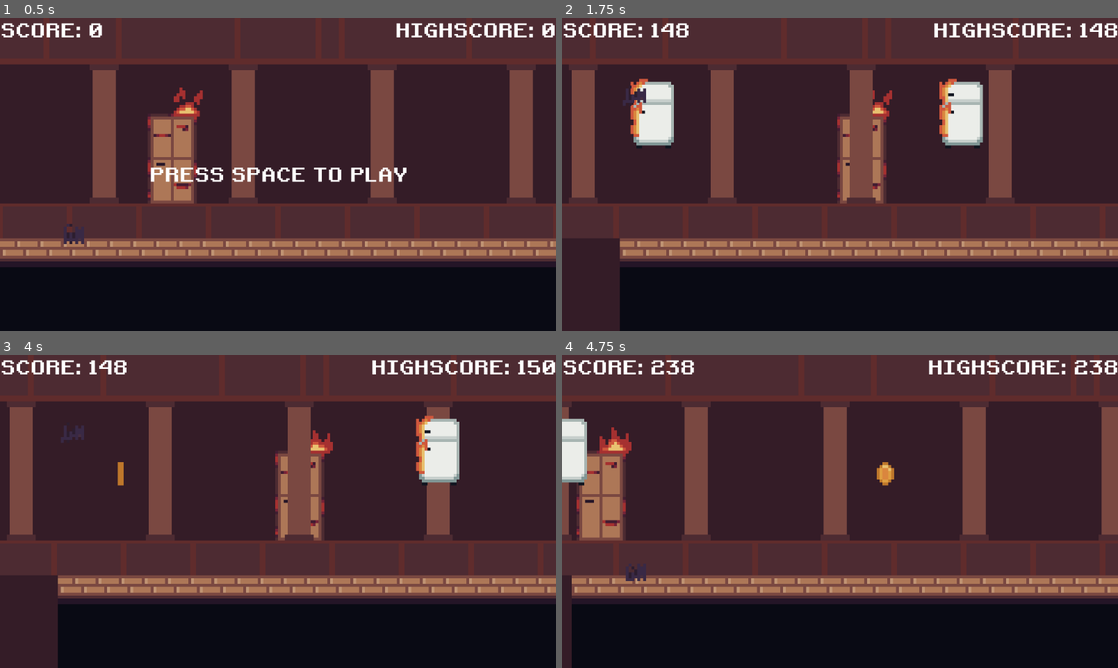
Above: before the commit, frames 1-4 (two rows, left to right).
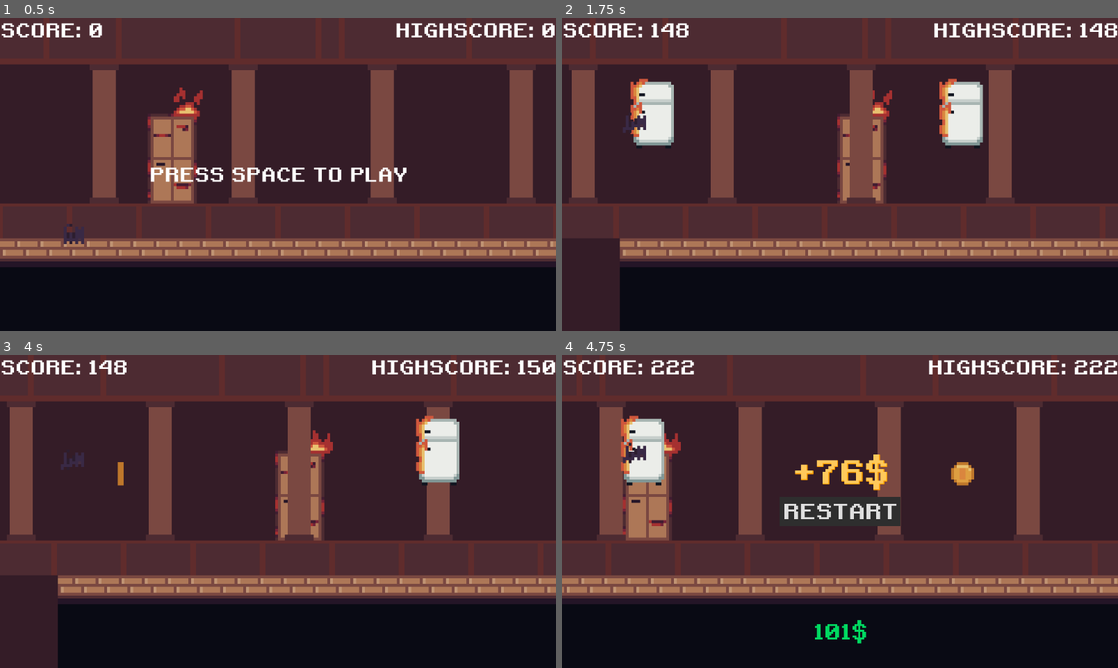
Above: after the commit, the same moments.

Repository: kurushimee/run-for-it
Game: Godot game, scene res://scenes/main.tscn
Two runs of this game, one before a commit and one after it. Both use one fixed random seed, a clock stepped at 60 frames per second and the inputs below.
Inputs:
- Up to frame 1 (0.5 s): no input
- Up to frame 2 (1.75 s): tap Space (jump) at 0.5, 1.35, 1.52 s; hold Space (jump) 0.53-1.28 s
- Up to frame 3 (4 s): tap Space (jump) at 1.82, 2.75, 3.6, 3.77 s; click "RESTART" at 2 s; hold Space (jump) 2.78-3.53 s
- Up to frame 4 (4.75 s): tap Space (jump) at 4.07 s; hold Space (jump) from 4.28 s (still down)

Frame 1 is identical in both runs. In frame 2, 0.3% of the frame differs, in the area x 11-16%, y 21-37%; in frame 3, 0.2%; in frame 4, 23%, in the area x 0-100%, y 1-100%.

Commit message:
Add jump input buffer

Diff:
--- a/default_bus_layout.tres
+++ b/default_bus_layout.tres
@@ -1,15 +1,22 @@
 [gd_resource type="AudioBusLayout" format=3 uid="uid://dhpnbu4mpl7dm"]
 
 [resource]
+bus/0/volume_db = -5.04224
 bus/1/name = &"Music"
 bus/1/solo = false
 bus/1/mute = false
 bus/1/bypass_fx = false
-bus/1/volume_db = -15.1981
+bus/1/volume_db = -20.3684
 bus/1/send = &"Master"
 bus/2/name = &"SFX"
 bus/2/solo = false
 bus/2/mute = false
 bus/2/bypass_fx = false
-bus/2/volume_db = 0.0
+bus/2/volume_db = -5.04224
 bus/2/send = &"Master"
+bus/3/name = &"UI"
+bus/3/solo = false
+bus/3/mute = false
+bus/3/bypass_fx = false
+bus/3/volume_db = -9.63761
+bus/3/send = &"Master"
--- a/project.godot
+++ b/project.godot
@@ -35,7 +35,7 @@
 
 [physics]
 
-2d/default_gravity=4200.0
+2d/default_gravity=5000.0
 
 [rendering]
 
--- a/scenes/objects/coin.tscn
+++ b/scenes/objects/coin.tscn
@@ -2,7 +2,7 @@
 
 [ext_resource type="Script" path="res://scripts/items/coin.gd" id="1_xhfd4"]
 [ext_resource type="Texture2D" uid="uid://bl8utxdotvswc" path="res://assets/sprites/powerups/coin.png" id="2_4pv46"]
-[ext_resource type="AudioStream" uid="uid://cvmmnn6jal01n" path="res://assets/audio/sfx/pickup-coin.wav" id="3_7f616"]
+[ext_resource type="AudioStream" uid="uid://cvmmnn6jal01n" path="res://assets/audio/sfx/items/pickup-coin.wav" id="3_7f616"]
 [ext_resource type="FontFile" uid="uid://s15272omc2m3" path="res://assets/fonts/retro.ttf" id="4_keig4"]
 
 [sub_resource type="AtlasTexture" id="AtlasTexture_gvyjs"]
--- a/scenes/player.tscn
+++ b/scenes/player.tscn
@@ -1,10 +1,11 @@
-[gd_scene load_steps=17 format=3 uid="uid://dfcsh5b7ftcru"]
+[gd_scene load_steps=18 format=3 uid="uid://dfcsh5b7ftcru"]
 
 [ext_resource type="Script" path="res://scripts/player.gd" id="1_r1ckd"]
 [ext_resource type="Texture2D" uid="uid://cik211m0nhqw8" path="res://assets/sprites/cats/black/cat-idle.png" id="2_vr7wn"]
 [ext_resource type="Texture2D" uid="uid://bfbw0fmf1po7e" path="res://assets/sprites/cats/black/cat-jump.png" id="3_agyiy"]
 [ext_resource type="Texture2D" uid="uid://d0nsb2oaf2u76" path="res://assets/sprites/cats/black/cat-run.png" id="4_elp8t"]
-[ext_resource type="AudioStream" uid="uid://dscpg6m666dta" path="res://assets/audio/sfx/jump.wav" id="5_puxub"]
+[ext_resource type="AudioStream" uid="uid://dscpg6m666dta" path="res://assets/audio/sfx/player/jump.wav" id="5_6m7s0"]
+[ext_resource type="AudioStream" uid="uid://buhfcj07y8kd4" path="res://assets/audio/sfx/player/hit.wav" id="6_u4dhk"]
 
 [sub_resource type="AtlasTexture" id="AtlasTexture_46l0m"]
 atlas = ExtResource("2_vr7wn")
@@ -118,6 +119,11 @@
 shape = SubResource("RectangleShape2D_i6t87")
 
 [node name="JumpSound" type="AudioStreamPlayer" parent="."]
-stream = ExtResource("5_puxub")
+stream = ExtResource("5_6m7s0")
 volume_db = -20.0
 bus = &"SFX"
+
+[node name="HitSound" type="AudioStreamPlayer" parent="."]
+process_mode = 3
+stream = ExtResource("6_u4dhk")
+bus = &"SFX"
--- a/scenes/ui/game_over.tscn
+++ b/scenes/ui/game_over.tscn
@@ -1,6 +1,8 @@
-[gd_scene load_steps=8 format=3 uid="uid://bxnp1o7kn7eyn"]
+[gd_scene load_steps=10 format=3 uid="uid://bxnp1o7kn7eyn"]
 
 [ext_resource type="FontFile" uid="uid://s15272omc2m3" path="res://assets/fonts/retro.ttf" id="1_c1gf1"]
+[ext_resource type="AudioStream" uid="uid://dtdtxerciseny" path="res://assets/audio/sfx/ui/buttonrollover.wav" id="2_48w2r"]
+[ext_resource type="AudioStream" uid="uid://ym5t3fjetgq8" path="res://assets/audio/sfx/ui/buttonclickrelease.wav" id="3_wiprg"]
 
 [sub_resource type="StyleBoxFlat" id="StyleBoxFlat_tb12c"]
 bg_color = Color(0.180005, 0.180005, 0.180005, 1)
@@ -72,6 +74,15 @@
 theme_override_styles/pressed = SubResource("StyleBoxFlat_mc5sx")
 text = "RESTART"
 
+[node name="HoverSound" type="AudioStreamPlayer" parent="Button"]
+stream = ExtResource("2_48w2r")
+bus = &"UI"
+
+[node name="PressSound" type="AudioStreamPlayer" parent="Button"]
+process_mode = 3
+stream = ExtResource("3_wiprg")
+bus = &"UI"
+
 [node name="Earned" type="Label" parent="."]
 anchors_preset = 14
 anchor_top = 0.5
@@ -115,3 +126,6 @@
 "": SubResource("AnimationLibrary_xbulx")
 }
 autoplay = "float"
+
+[connection signal="mouse_entered" from="Button" to="Button/HoverSound" method="play"]
+[connection signal="pressed" from="Button" to="Button/PressSound" method="play"]
--- a/scripts/main.gd
+++ b/scripts/main.gd
@@ -163,6 +163,7 @@
 
 
 func end_game() -> void:
+	$Player/HitSound.play()
 	get_tree().paused = true
 	game_running = false
 	$RunningMusic/AnimationPlayer.play("fade_out")
--- a/scripts/player.gd
+++ b/scripts/player.gd
@@ -1,4 +1,8 @@
 extends CharacterBody2D
+
+const INPUT_BUFFER := 0.1  # time in seconds
+var buffer_timer := 0.0
+var buffer := false
 
 const JUMP_VELOCITY := -1500.0
 
@@ -7,13 +11,25 @@
 
 
 func _physics_process(delta: float) -> void:
+	# Play idle animation and unqueue any jumps if the game is paused
+	if not get_parent().game_running:
+		buffer = false
+		$AnimatedSprite2D.play("idle")
+		return
+
+	# Activate the input buffer if trying to jump
+	if Input.is_action_just_pressed("jump"):
+		buffer_timer = 0.0
+		buffer = true
+	elif buffer_timer > INPUT_BUFFER:
+		buffer = false
+
 	if is_on_floor():
-		if not get_parent().game_running:
-			$AnimatedSprite2D.play("idle")
-			return
-		if Input.is_action_just_pressed("jump"):
+		# Jump if button pressed within buffer time
+		if buffer and buffer_timer <= INPUT_BUFFER:
 			velocity.y = JUMP_VELOCITY
 			$JumpSound.play()
+			buffer = false
 		else:
 			$AnimatedSprite2D.play("run")
 	else:
@@ -21,3 +37,4 @@
 		$AnimatedSprite2D.play("jump")
 
 	move_and_slide()
+	buffer_timer += delta
Not shown, changed: assets/audio/sfx/items/pickup-coin.wav.import
Not shown, changed: assets/audio/sfx/player/hit.wav.import
Not shown, added: assets/audio/sfx/player/jump.wav.import
Not shown, added: assets/audio/sfx/ui/buttonclick.wav.import
Not shown, added: assets/audio/sfx/ui/buttonclickrelease.wav.import
Not shown, added: assets/audio/sfx/ui/buttonrollover.wav.import
Not shown, added: assets/audio/sfx/items/pickup-coin.wav
Not shown, added: assets/audio/sfx/player/hit.wav
Not shown, added: assets/audio/sfx/player/jump.wav
Not shown, added: assets/audio/sfx/ui/buttonclick.wav
Not shown, added: assets/audio/sfx/ui/buttonclickrelease.wav
Not shown, added: assets/audio/sfx/ui/buttonrollover.wav
